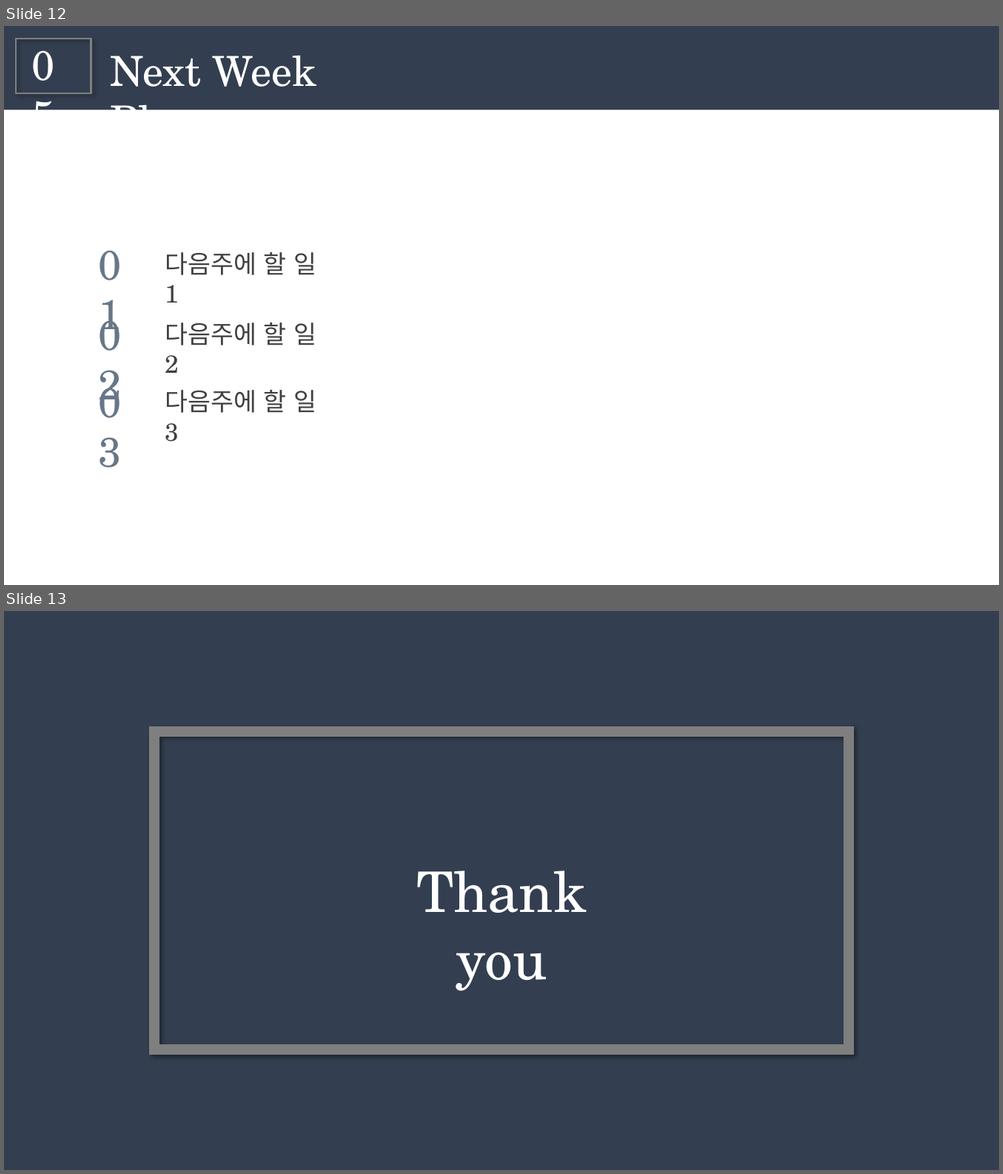
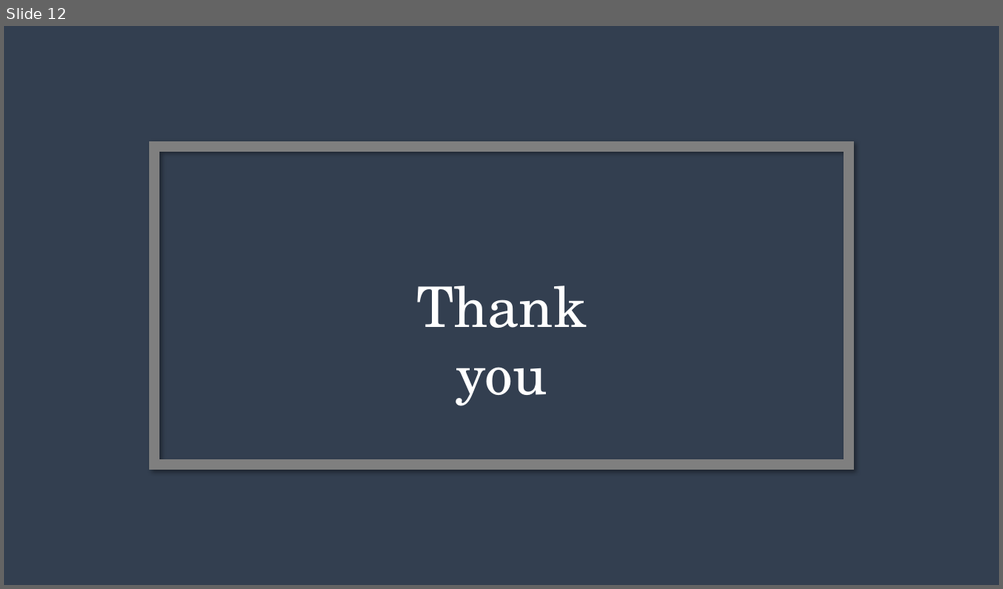
Before and after one commit to dasollee2525/Capstone-project, a slide deck: docs/pptx/weekly progress week3.pptx. Shown one above the other, each under a label of ours: slides 12 and 13 before the commit, slide 12 after it. The pictures are 1003x1174 and 1003x589 pixels, drawn with LibreOffice and Linux fonts; fonts in the diff are those of the drawing. Boxes give left, top, right and bottom in pixels: in the first picture for what was removed or moved away, otherwise in the second. Text is boxed around its words. In the diff, an @@ line names an element or a change of style, - is before the commit and + after.

Commit message:
week3

```diff
--- a/docs/pptx/weekly progress week3.pptx
+++ b/docs/pptx/weekly progress week3.pptx
@@ slide 12 removed at [4,26,999,585], background #FFFFFF @@
@@ rectangle removed at [4,26,999,110] @@
@@ rectangle removed at [16,39,91,94] @@
@@ text removed at [24,36,82,93] @@
-05
@@ text removed at [111,55,316,110] @@
-Next Week Plan
@@ text removed at [91,235,149,292] @@
-01
@@ text removed at [165,252,316,303] @@
-다음주에 할 일 1
@@ text removed at [91,305,149,363] @@
-02
@@ text removed at [165,323,316,373] @@
-다음주에 할 일 2
@@ text removed at [91,373,149,430] @@
-03
@@ text removed at [165,390,316,442] @@
-다음주에 할 일 3
@@ what was slide 13 is now slide 12 @@
```
Also in this commit, not shown: 4 slides changed, 1 slide added, 1 other slide removed.
